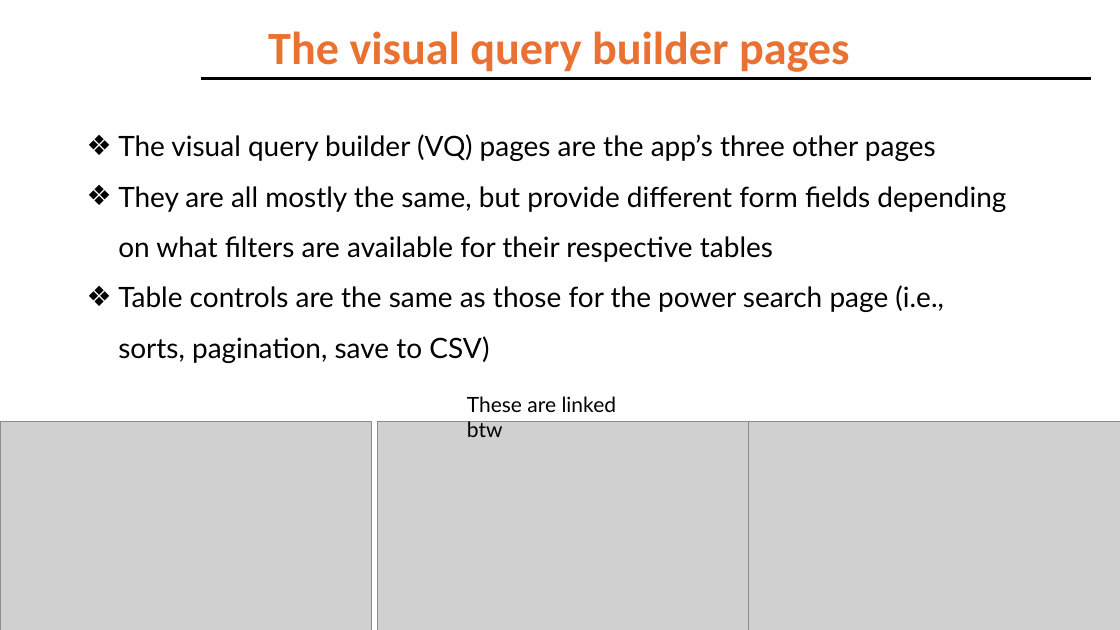
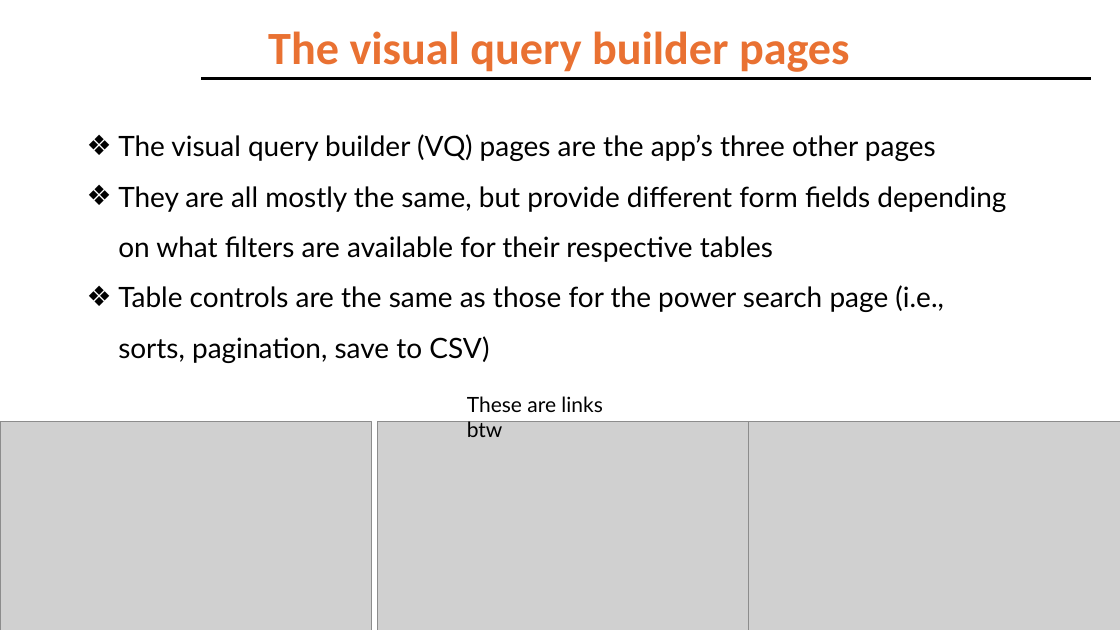
Before and after one commit to eric-mckay-sus/HiokiLogSuite, a slide deck: slide 10 of HiokiNL2SQLMark1/UserGuide.pptx. Drawn at 1120x630 pixels with LibreOffice and Linux fonts; fonts in the diff are those of the drawing; grey boxes stand for pictures; background and template pictures are left out. Boxes give left, top, right and bottom in pixels: in the first picture for what was removed or moved away, otherwise in the second. Text is boxed around its words. In the diff, an @@ line names an element or a change of style, - is before the commit and + after.

```diff
--- a/HiokiNL2SQLMark1/UserGuide.pptx
+++ b/HiokiNL2SQLMark1/UserGuide.pptx
@@ text at [467, 396, 602, 437]: text changed @@
-These are linked btw
+These are links btw
```
Also in this commit, not shown: 1 other slide changed, 14 other files.
